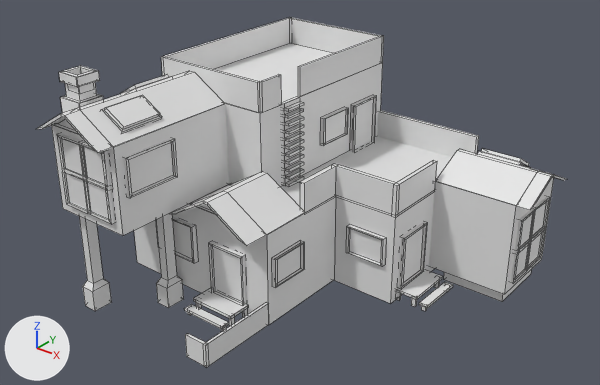
What one commit did to the FBX model NenhumAdeusParaNos/Assets/Models/VilaDaMadeira/Modelos/Casas/Casa da Familia Leth.v2.Anibal.2508.fbx.
Both versions are drawn from a 50 mm camera at (17.98, -20.59, 15.86) aimed at (2.07, -0.7, 3.53). The axes (+X, +Y, +Z) are drawn at lower left. The lights are the same throughout. Mesh edges are drawn as thin lines. Where no turn or scale is listed for an object, it has been applied to the vertices. Vertices at the same position are counted once.

Names of what the first picture shows: 'Casa da família Leth'.
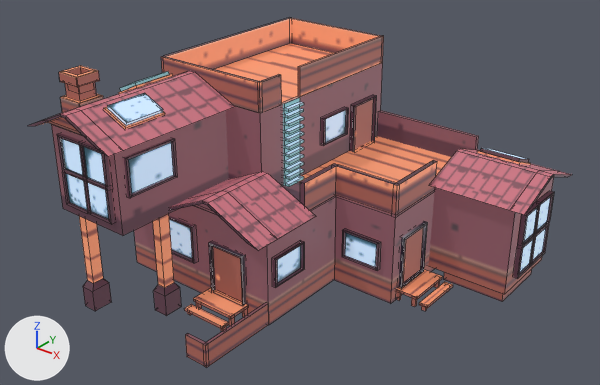
Where the newer file only moved an object's origin or applied its transform, the numbers keep the older frame.

Edits to the bpy script that builds the scene:
```text
Add img_casa1_png:
    img_casa1_png = load_image('Casa1.png', '../../Texturas/Casas/Casa1.png', 128, 128, 'sRGB')
Add mat_material_001:
    mat_material_001 = bpy.data.materials.new('Material.001')
    # uses the picture img_casa1_png
Change me_casa_da_família_leth:
    used by ob_casa_da_família_leth; location = (0.0, 0.0, 0.0)
    remove me_casa_da_família_leth.from_pydata(...)  # 892 vertices, 711 faces; spans x -3.6..8.84, y -6.83..5.75, z -0.62..8.02
    add me_casa_da_família_leth.from_pydata(...)  # 900 vertices, 707 faces; spans x -4.01..8.84, y -6.83..6.18, z -0.62..8.02
    me_casa_da_família_leth part 1: the loose piece of 20 vertices spanning x -3.55..-0.56, y -6.83..-1.44, z 6.33..7.16 is scaled about its middle by (1.3, 1, 1), in mat_material_001
    me_casa_da_família_leth part 2: the loose piece of 20 vertices spanning x -1.61..-1.05, y -4.2..-3.48, z -0.62..3.5 is moved by (0.29, -0.39, 0.0), in mat_material_001
    me_casa_da_família_leth part 3: the loose piece of 16 vertices spanning x 3.48..4.98, y 0.11..0.29, z 1.31..2.36 is moved by (-0.14, -0.07, -0.17), in mat_material_001
    me_casa_da_família_leth part 4: the loose piece of 16 vertices spanning x -3.32..-2.36, y -3.67..-2.05, z 6.46..7.14 is turned 4 degrees about the y axis through its middle, then moved by (-0.05, 0.05, 0.11), in mat_material_001
    me_casa_da_família_leth part 5: the loose piece of 64 vertices spanning x 8.27..8.45, y 3.09..5.34, z 0.54..2.99 is moved by (0.11, 0.04, 0.22), in mat_material_001
    me_casa_da_família_leth part 6: the loose piece of 20 vertices spanning x -0.56..2.87, y -4.29..-1.43, z 3.32..4.28 is rebuilt with 20 vertices and now spans x -1.02..3.33, y -4.29..-1.43, z 3.32..4.28, in mat_material_001
    me_casa_da_família_leth part 7: the loose piece of 16 vertices spanning x -1.79..-0.83, y -5.65..-4.03, z 6.46..7.14 is rebuilt with 18 vertices and now spans x -1.74..-0.74, y -5.59..-3.96, z 6.58..7.19, in mat_material_001
    me_casa_da_família_leth part 8: the loose piece of 16 vertices spanning x 5.93..7.55, y 4.56..5.52, z 3.72..4.4 is rebuilt with 16 vertices and now spans x 5.89..7.51, y 4.56..5.57, z 3.84..4.41, in mat_material_001
    me_casa_da_família_leth part 9: a new loose piece of 20 vertices spanning x 5.33..8.84, y 2.27..6.18, z 3.66..4.34, in mat_material_001
    me_casa_da_família_leth part 10
    18 vertices are removed from x 5.33..8.84, y 2.71..5.74, z 3.66..4.34
    29 faces are deleted
    4 vertices in x 0.86, y 5.59..5.75, z 3.26..4.39 move by (0.15, 0.0, 0.0)
    4 vertices are added at (0.87, 5.75, -0.09), (0.87, 5.75, 3.33), (0.87, 0.23, -0.09), (0.87, 0.23, 3.33)
    6 new faces join them
    me_casa_da_família_leth part 11: 464 kept faces spanning x -3.6..8.34, y -6.39..5.75, z -0.62..8.02 get new texture (UV) coordinates
    me_casa_da_família_leth part 12: 521 faces spanning x -3.6..8.34, y -6.39..5.75, z -0.62..8.02 switch from no material to mat_material_001
```

What differs and where, as boxes [x1, y1, x2, y2] in the pictures (600 x 385 px; the box of a moved part takes in the faces that stretch with it):
'Casa da família Leth', reshaped
    before: [37, 18, 566, 367]
    after: [28, 18, 571, 367]
part 1 of me_casa_da_família_leth, moved or reshaped
    before: [37, 71, 225, 153]
    after: [28, 71, 235, 157]
part 2 of me_casa_da_família_leth, moved or reshaped
    before: [156, 214, 184, 308]
    after: [153, 214, 181, 316]
part 3 of me_casa_da_família_leth, moved or reshaped
    before: [346, 225, 386, 267]
    after: [342, 228, 381, 270]
part 4 of me_casa_da_família_leth, moved or reshaped
    before: [120, 74, 170, 94]
    after: [119, 71, 173, 94]
part 5 of me_casa_da_família_leth, moved or reshaped
    before: [511, 197, 550, 284]
    after: [513, 191, 554, 279]
part 6 of me_casa_da_família_leth, rebuilt (8% wider, 7% taller)
    before: [169, 172, 305, 246]
    after: [169, 171, 316, 250]
part 7 of me_casa_da_família_leth, rebuilt
    before: [101, 95, 162, 133]
    after: [104, 93, 165, 129]
part 8 of me_casa_da_família_leth, rebuilt (14% shorter)
    before: [478, 148, 531, 168]
    after: [477, 148, 531, 165]
part 9 of me_casa_da_família_leth, added (pink)
    after: [429, 149, 571, 215]
part 10 of me_casa_da_família_leth, cut back
    before: [298, 110, 566, 303]
    after: [298, 110, 478, 303]
part 11 of me_casa_da_família_leth, surface changed (grey to brown)
    both: [51, 18, 554, 367]
part 12 of me_casa_da_família_leth, recoloured
    both: [76, 67, 300, 104]
